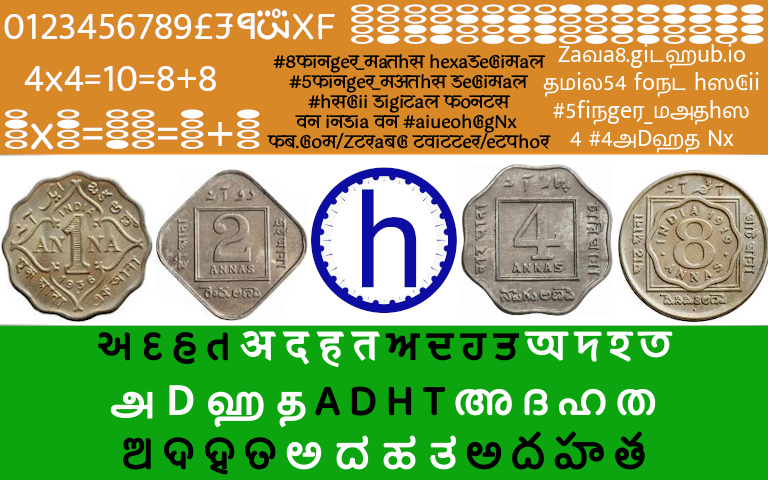
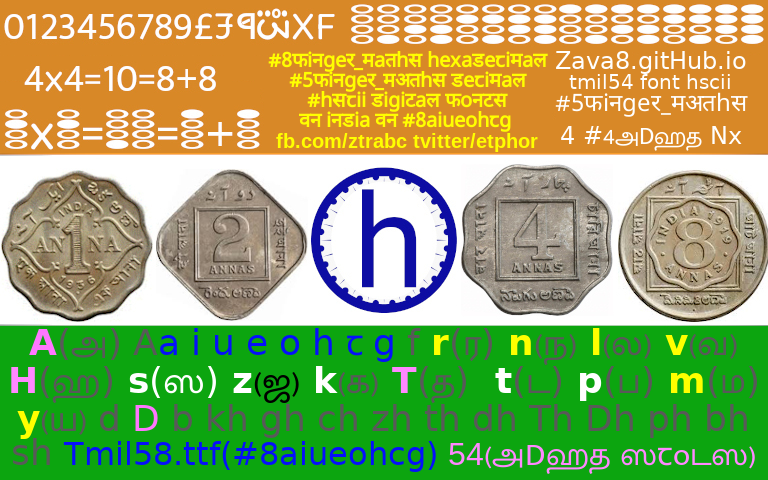
Before/after of a 768x480 layered artwork. What changed in the layer stack:
painted on "zhin58" over [543, 44, 759, 153]
painted on "f_hin" over [267, 51, 551, 152]
hid "ADHT" over [98, 331, 673, 475]
showed "hin54", painted on it over [11, 328, 757, 475]
